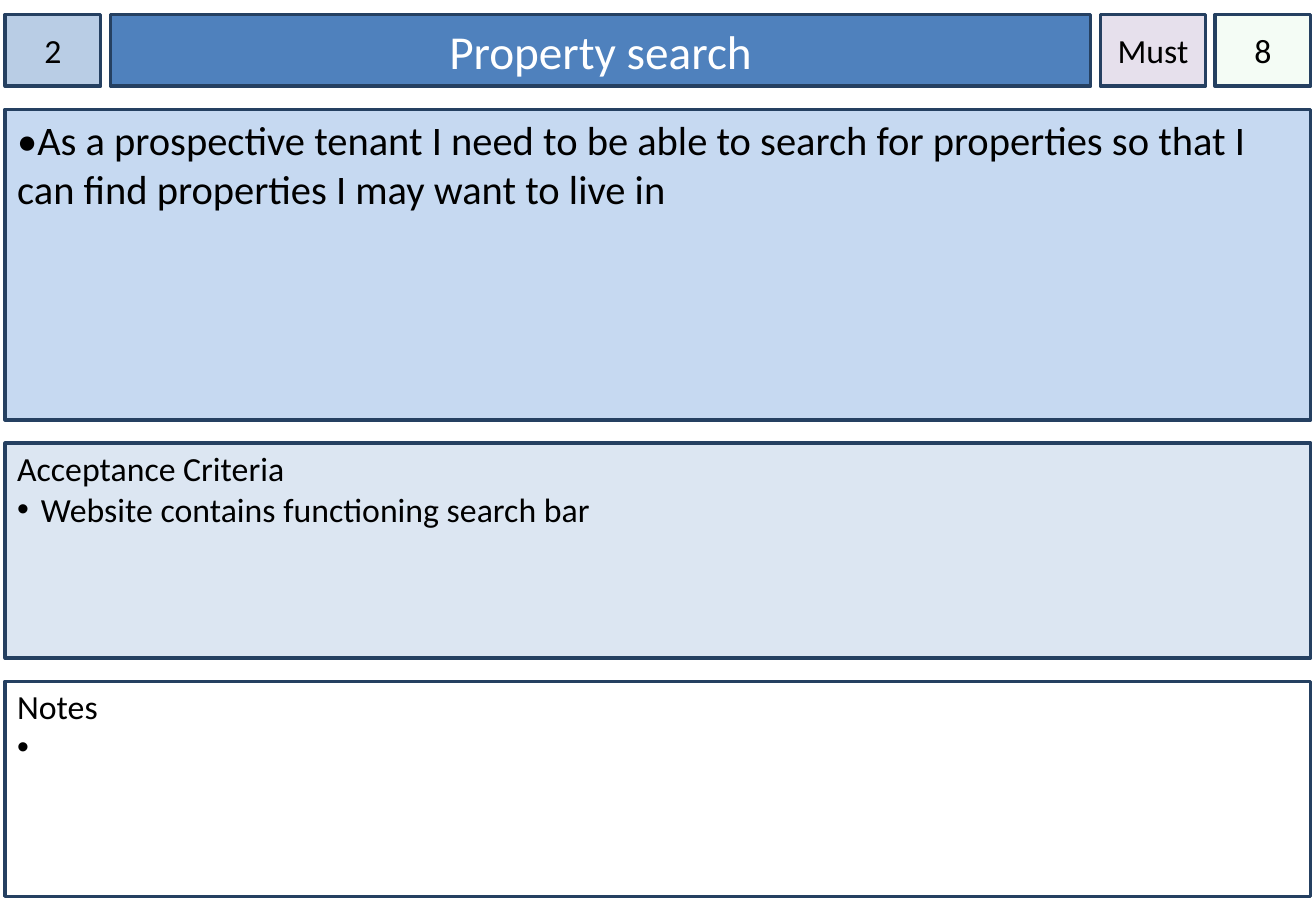
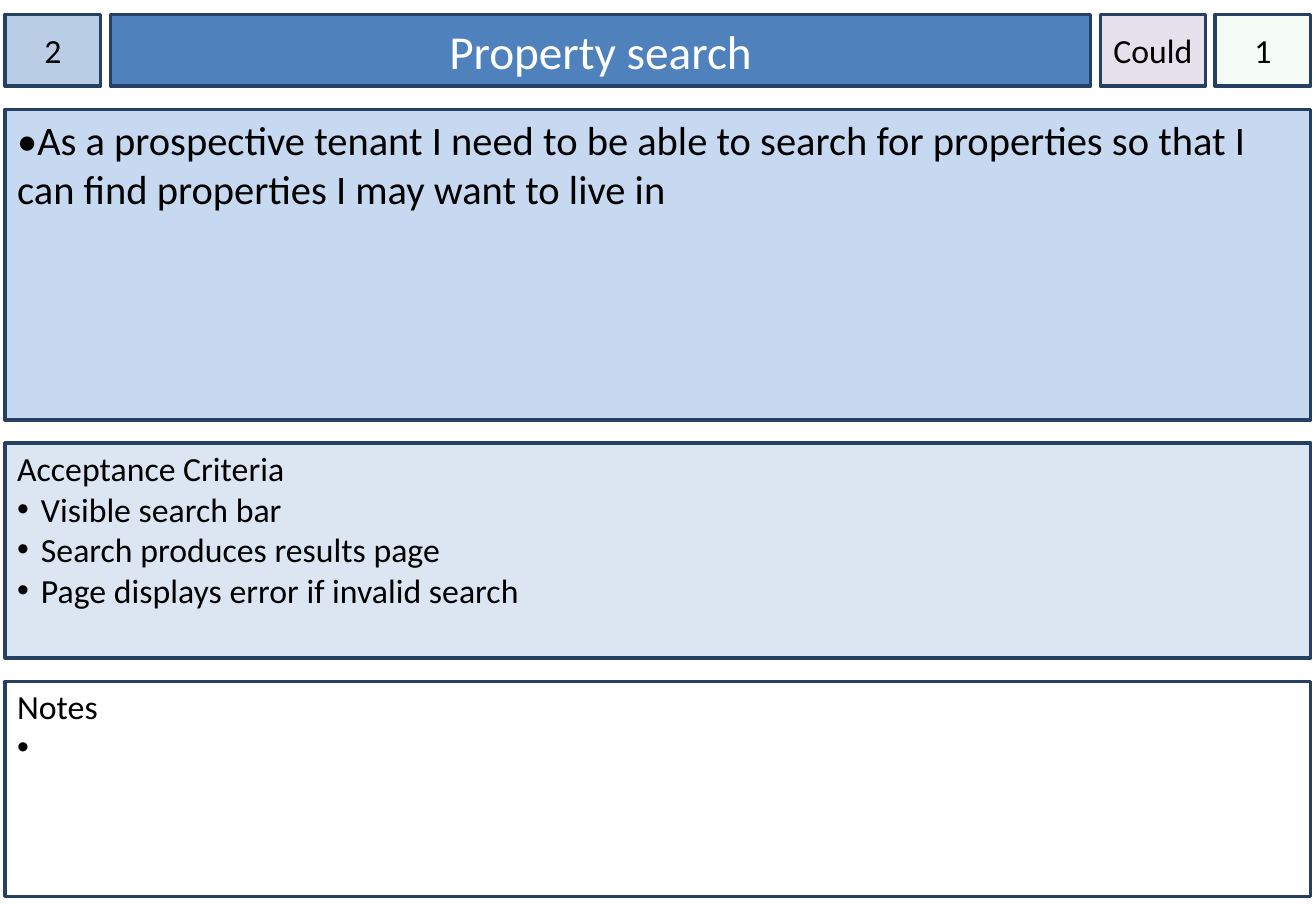
Before and after one commit to mdeclosey/IFB299, a slide deck: slide 3 of Documentation/Story Cards.pptx. Drawn at 1316x911 pixels with LibreOffice and Linux fonts; fonts in the diff are those of the drawing. Boxes give left, top, right and bottom in pixels: in the first picture for what was removed or moved away, otherwise in the second. Text is boxed around its words. In the diff, an @@ line names an element or a change of style, - is before the commit and + after.

```diff
--- a/Documentation/Story Cards.pptx
+++ b/Documentation/Story Cards.pptx
@@ text in rectangle at (1113, 39, 1192, 64): text changed @@
-Must
+Could
@@ text in rectangle at (1254, 41, 1271, 63): text changed @@
-8
+1
@@ text in rectangle at (41, 498, 519, 609): text changed @@
-• Website contains functioning search bar
+• Visible search bar
+• Search produces results page
+• Page displays error if invalid search
```
Also in this commit, not shown: 16 other slides changed, 1 slide removed, 1 other file.
